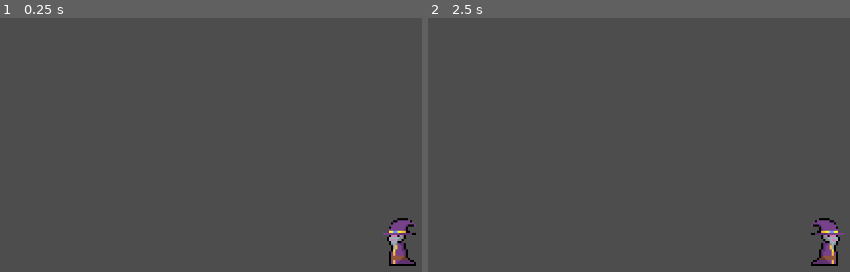
Above: before the commit, frames 1-2 (left to right).
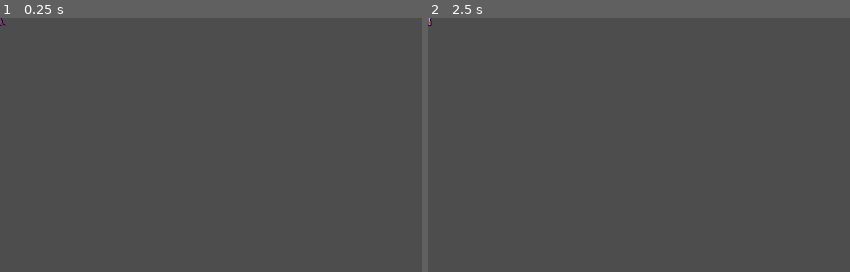
Above: after the commit, the same moments.

Repository: TheVugx/castle
Game: Godot game, scene res://Esenas/Componentes/Mago.tscn
Two runs of this game, one before a commit and one after it. Both use one fixed random seed, a clock stepped at 60 frames per second and the inputs below. The project has no main scene, so this scene is started directly.
Inputs:
- Up to frame 1 (0.25 s): no input
- Up to frame 2 (2.5 s): tap Enter (ui_accept) at 0.5, 0.77, 1.25, 1.52, 2 s; hold Right (ui_right) 0.53-2.03 s; hold Left (ui_left) from 2.03 s (still down)

The runs differ from the first frame. In frame 1, 0.9% of the frame differs, in the area x 0-99%, y 0-98%; in frame 2, 0.9%.

Commit message:
fix: eliminar camara de mago

Diff:
--- a/Esenas/Componentes/Mago.tscn
+++ b/Esenas/Componentes/Mago.tscn
@@ -21,7 +21,4 @@
 
 [node name="Timer" type="Timer" parent="."]
 
-[node name="Camera2D" type="Camera2D" parent="."]
-zoom = Vector2(3, 3)
-
 [connection signal="timeout" from="Timer" to="." method="_on_timer_timeout"]
